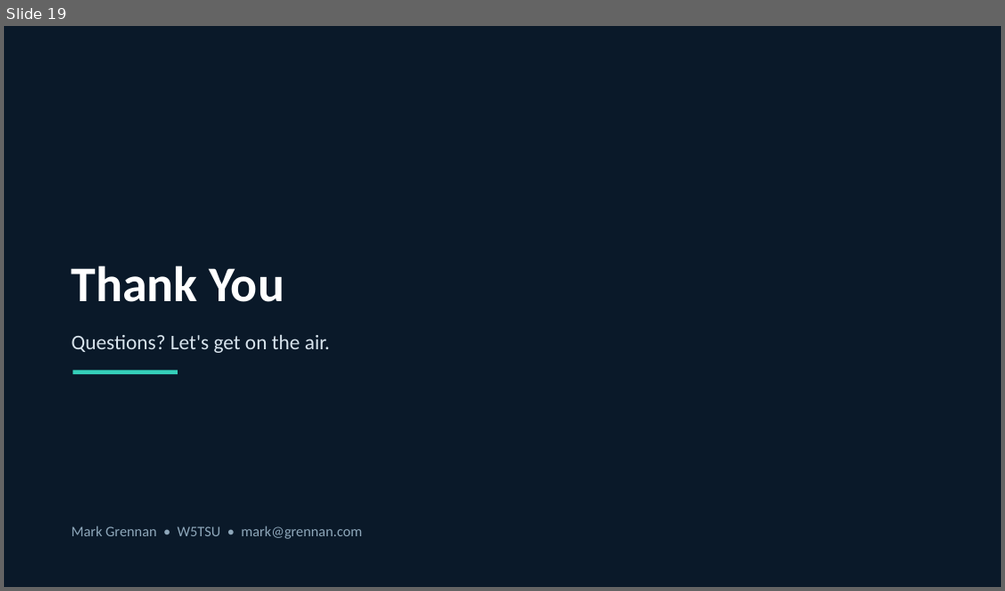
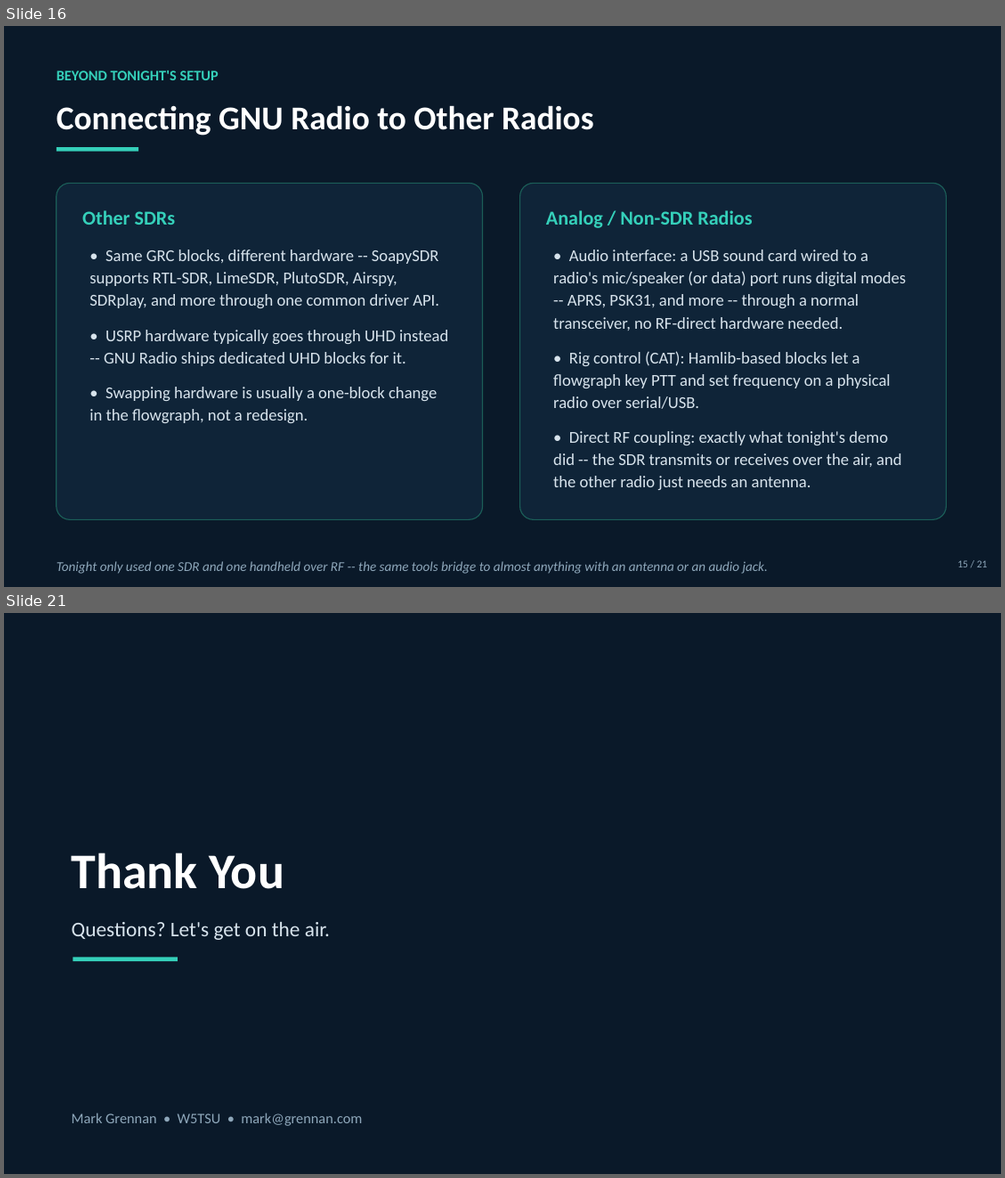
Before and after one commit to W5TSU/SDR-Demo, a slide deck: slides/SDR_Demo.pptx. Shown one above the other, each under a label of ours: slide 19 before the commit, slides 16 and 21 after it; the slides between them are not shown. The pictures are 1005x591 and 1005x1178 pixels, drawn with LibreOffice and Linux fonts; fonts in the diff are those of the drawing. Boxes give left, top, right and bottom in pixels: in the first picture for what was removed or moved away, otherwise in the second. Text is boxed around its words. In the diff, an @@ line names an element or a change of style, - is before the commit and + after.

```diff
--- a/slides/SDR_Demo.pptx
+++ b/slides/SDR_Demo.pptx
@@ slide 16 added at [4,26,1001,587], background #FFFFFF @@
@@ rectangle added at [4,26,1001,587], fill #0A1929 @@
@@ text added at [57,70,218,80], 14 pt, text #35D0BA, bold @@
+BEYOND TONIGHT'S SETUP
@@ text added at [57,105,593,135], 32 pt, text #FFFFFF, bold @@
+Connecting GNU Radio to Other Radios
@@ rectangle added at [57,147,138,151], fill #35D0BA @@
@@ rounded rectangle added at [57,183,483,520], fill #0F2438, outline #1B5E58 1 pt @@
@@ rounded rectangle added at [520,183,947,520], fill #0F2438, outline #1B5E58 1 pt @@
@@ text added at [82,210,176,224], 19 pt, text #35D0BA, bold @@
+Other SDRs
@@ text added at [546,210,752,228], 19 pt, text #35D0BA, bold @@
+Analog / Non-SDR Radios
@@ text added at [89,249,448,423], 16 pt, text #D7E3EC @@
+• Same GRC blocks, different hardware -- SoapySDR supports RTL-SDR, LimeSDR, PlutoSDR, Airspy, SDRplay, and more through one common driver API.
+• USRP hardware typically goes through UHD instead -- GNU Radio ships dedicated UHD blocks for it.
+• Swapping hardware is usually a one-block change in the flowgraph, not a redesign.
@@ text added at [553,249,906,490], 16 pt, text #D7E3EC @@
+• Audio interface: a USB sound card wired to a radio's mic/speaker (or data) port runs digital modes -- APRS, PSK31, and more -- through a normal transceiver, no RF-direct hardware needed.
+• Rig control (CAT): Hamlib-based blocks let a flowgraph key PTT and set frequency on a physical radio over serial/USB.
+• Direct RF coupling: exactly what tonight's demo did -- the SDR transmits or receives over the air, and the other radio just needs an antenna.
@@ text added at [57,561,768,573], 13 pt, text #8EA7BA, italic @@
+Tonight only used one SDR and one handheld over RF -- the same tools bridge to almost anything with an antenna or an audio jack.
@@ text added at [957,560,987,567], 10 pt, text #8EA7BA @@
+15 / 21
@@ what was slide 19 is now slide 21 @@
```
Also in this commit, not shown: 17 slides changed, 1 other slide added, 5 other files.
